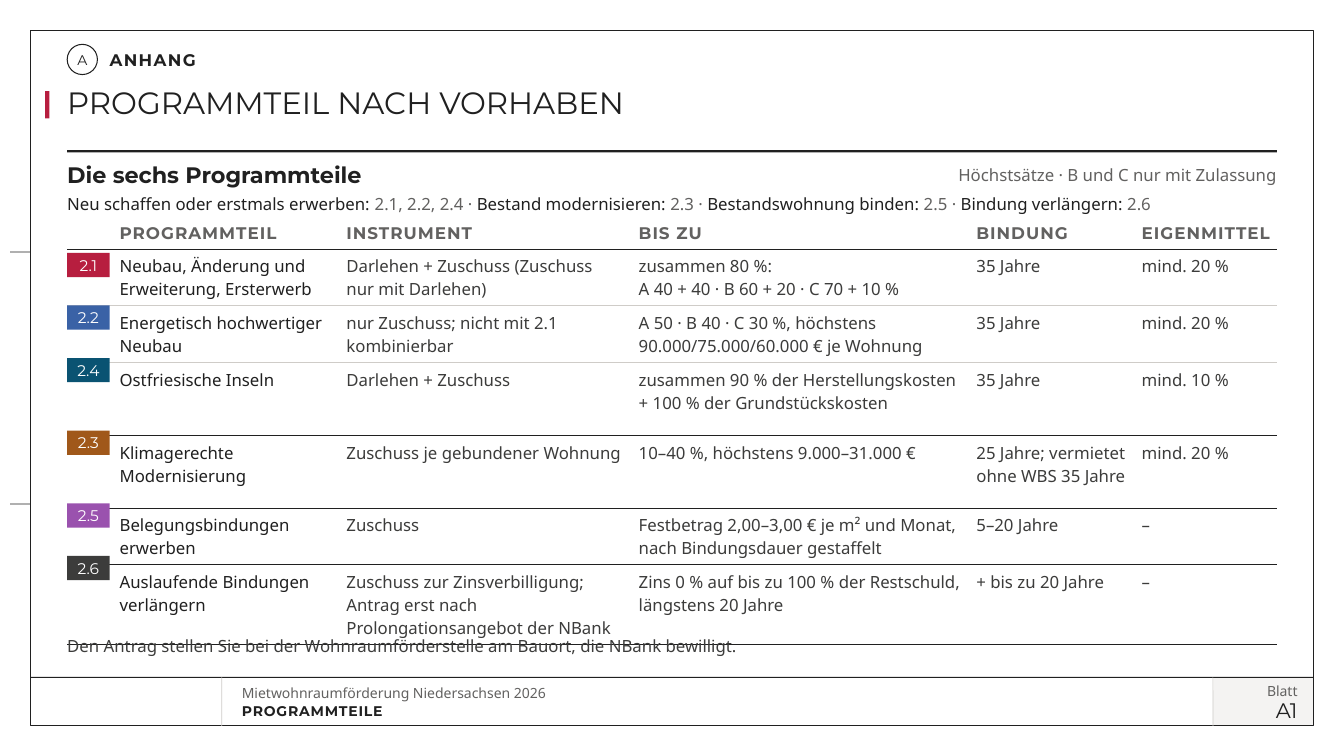
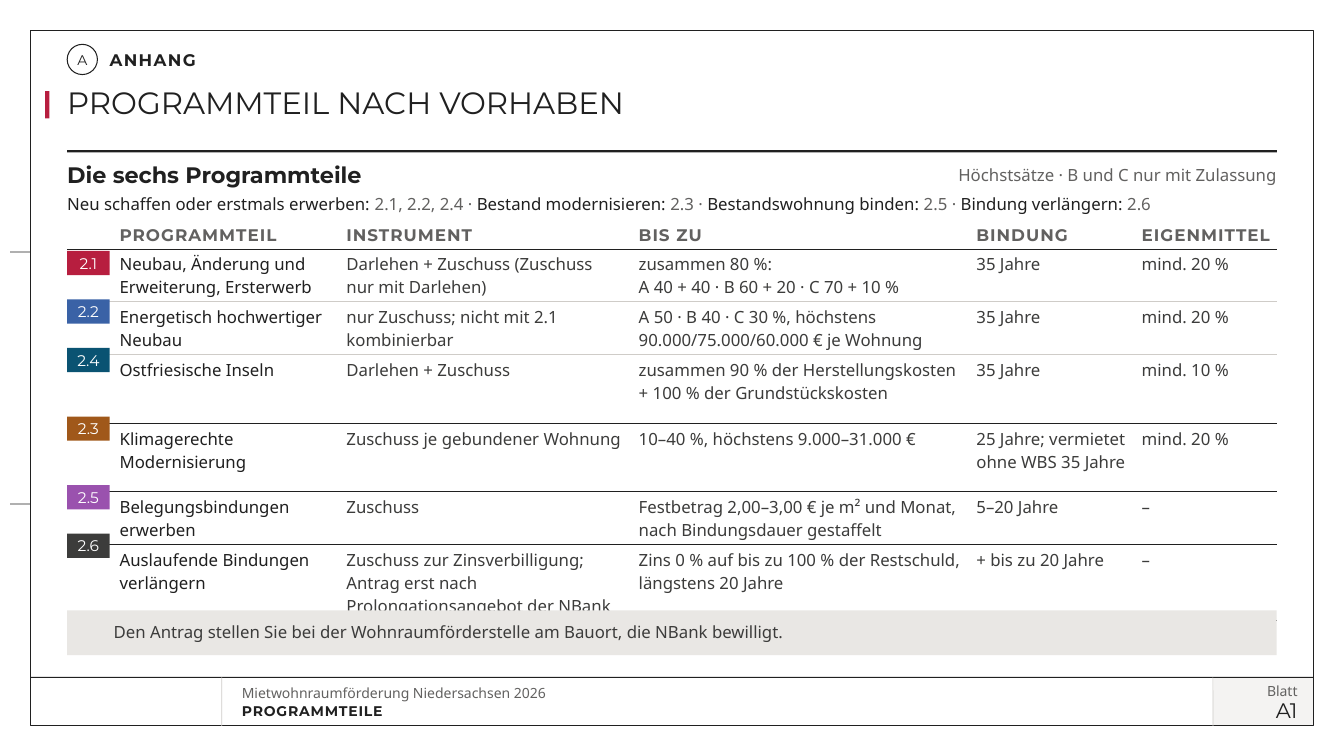
Before and after one commit to vgedaschko/NBank, a slide deck: slide 30 of praesentation/dist/PGN-Mietwohnraumfoerderung-Niedersachsen-2026-Vortrag.pptx. Drawn at 1344x756 pixels with LibreOffice and Linux fonts; fonts in the diff are those of the drawing; background and template pictures are left out. Boxes give left, top, right and bottom in pixels: in the first picture for what was removed or moved away, otherwise in the second. Text is boxed around its words. In the diff, an @@ line names an element or a change of style, - is before the commit and + after.

```diff
--- a/praesentation/dist/PGN-Mietwohnraumfoerderung-Niedersachsen-2026-Vortrag.pptx
+++ b/praesentation/dist/PGN-Mietwohnraumfoerderung-Niedersachsen-2026-Vortrag.pptx
@@ table resized from (x1=68, y1=216, x2=1277, y2=644) to (x1=68, y1=216, x2=1277, y2=615) @@
@@ rectangle "2.2" moved from (x1=68, y1=306, x2=110, y2=330) to (x1=68, y1=299, x2=110, y2=324) @@
@@ rectangle "2.4" moved from (x1=68, y1=358, x2=110, y2=382) to (x1=68, y1=348, x2=110, y2=372) @@
@@ rectangle "2.3" moved from (x1=68, y1=431, x2=110, y2=455) to (x1=68, y1=416, x2=110, y2=441) @@
@@ rectangle "2.5" moved from (x1=68, y1=503, x2=110, y2=527) to (x1=68, y1=485, x2=110, y2=509) @@
@@ rectangle "2.6" moved from (x1=68, y1=557, x2=110, y2=581) to (x1=68, y1=534, x2=110, y2=559) @@
@@ rectangle added at (x1=68, y1=611, x2=1277, y2=655), fill #E9E7E4 @@
@@ text "Den Antrag stellen Sie bei ..." moved from (x1=67, y1=637, x2=737, y2=656) to (x1=114, y1=625, x2=783, y2=642) @@
@@ text "Den Antrag stellen Sie bei ..." at (x1=114, y1=625, x2=783, y2=642): vertical alignment middle to top @@
```
Also in this commit, not shown: 9 other slides changed, 23 other files.
